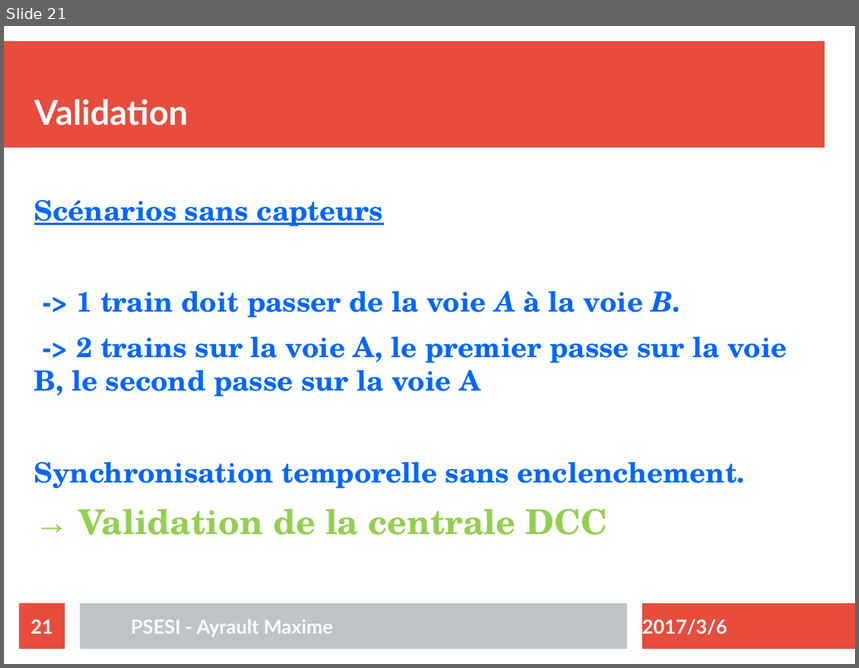
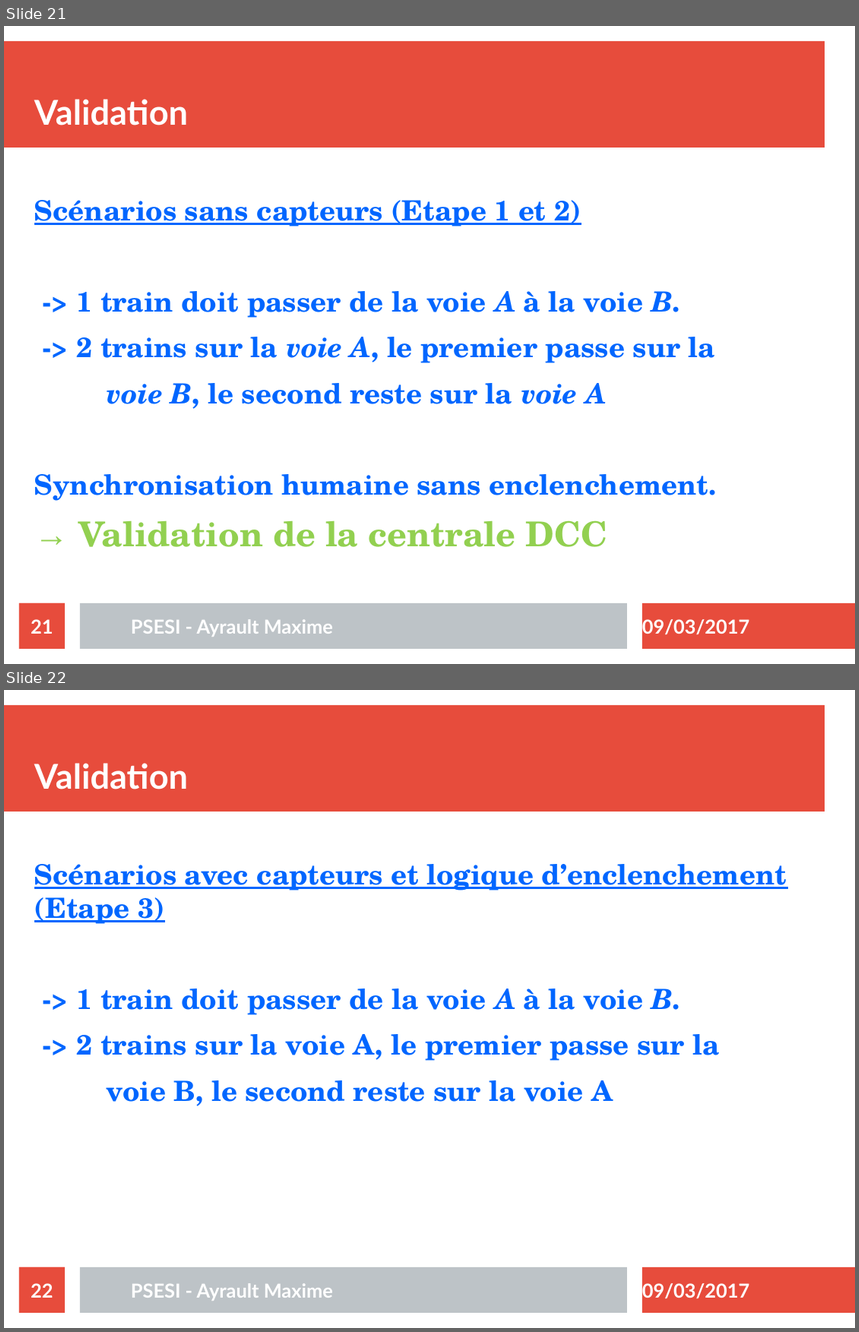
Before and after one commit to maximouth/psesi, a slide deck: Presentation/presentation.odp. Shown one above the other, each under a label of ours: slide 21 before the commit, slides 21 and 22 after it. The pictures are 859x668 and 859x1332 pixels, drawn with LibreOffice and Linux fonts; fonts in the diff are those of the drawing. Boxes give left, top, right and bottom in pixels: in the first picture for what was removed or moved away, otherwise in the second. Text is boxed around its words. In the diff, an @@ line names an element or a change of style, - is before the commit and + after.

```diff
--- a/Presentation/presentation.odp
+++ b/Presentation/presentation.odp
@@ slide 22 added at (x1=4, y1=690, x2=855, y2=1328), background #FFFFFF; not listed: 4 template elements that a slide beside it also shows @@
@@ title added at (x1=34, y1=763, x2=188, y2=790), 32 pt, text #FFFFFF, bold @@
+Validation
@@ text added at (x1=34, y1=864, x2=787, y2=1106), 26 pt, text #0066FF, bold @@
+Scénarios avec capteurs et logique d’enclenchement (Etape 3)
+-> 1 train doit passer de la voie A à la voie B.
+-> 2 trains sur la voie A, le premier passe sur la
+voie B, le second reste sur la voie A
@@ page number added at (x1=19, y1=1268, x2=65, y2=1313), fill #E74C3C, 18 pt, text #FFFFFF, bold @@
+22
@@ text added at (x1=131, y1=1284, x2=333, y2=1301), 18 pt, text #FFFFFF, bold @@
+PSESI - Ayrault Maxime
@@ text added at (x1=642, y1=1284, x2=750, y2=1299), 18 pt, text #FFFFFF, bold @@
+09/03/2017
@@ slide 21 changed as well @@
@@ text at (x1=34, y1=200, x2=581, y2=227): text changed @@
-Scénarios sans capteurs
+Scénarios sans capteurs (Etape 1 et 2)
@@ text at (x1=34, y1=337, x2=716, y2=501): text changed @@
--> 2 trains sur la voie A, le premier passe sur la voie B, le second passe sur la voie A
-Synchronisation temporelle sans enclenchement.
+-> 2 trains sur la voie A, le premier passe sur la
+voie B, le second reste sur la voie A
+Synchronisation humaine sans enclenchement.
@@ text at (x1=642, y1=620, x2=750, y2=635): text changed @@
-2017/3/6
+09/03/2017
```
Also in this commit, not shown: 22 other slides changed, 1 other slide added, 28 other files.
